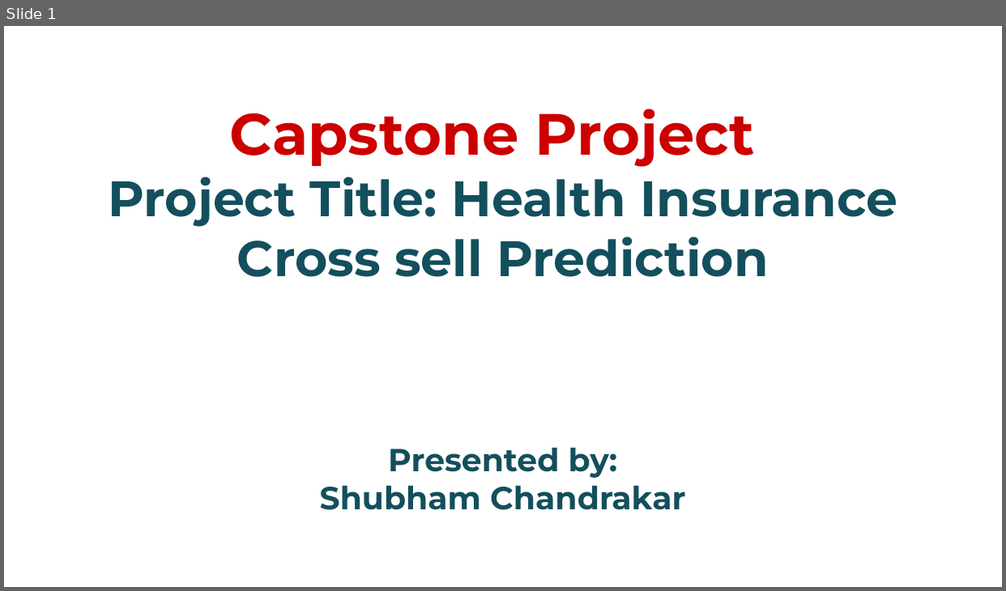
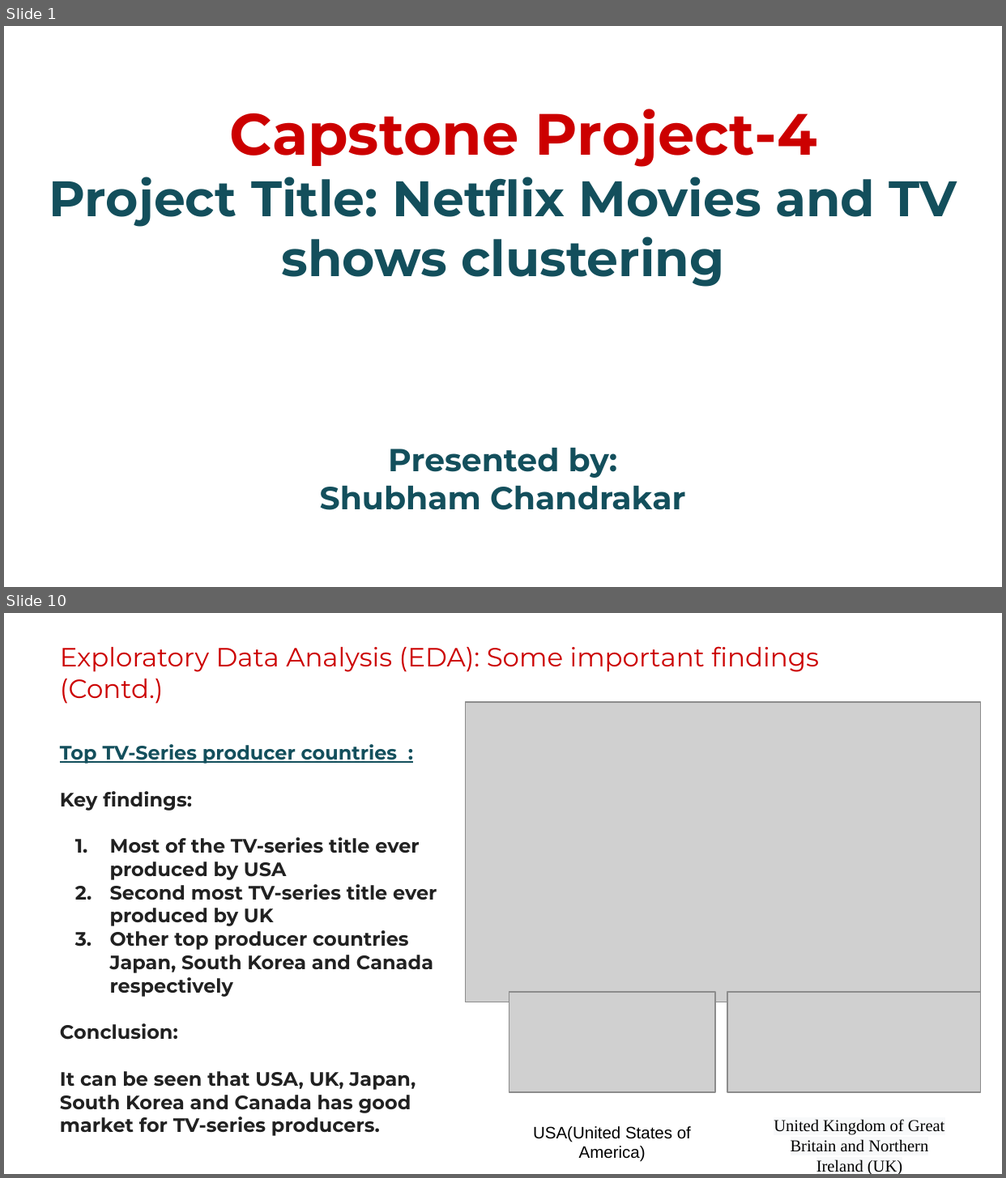
Before and after one commit to chandrakar-shubham/health-insurance-cross-sell-prediction, a slide deck: Project_presentation.pptx. Shown one above the other, each under a label of ours: slide 1 before the commit, slides 1 and 10 after it; the slides between them are not shown. The pictures are 1006x591 and 1006x1178 pixels, drawn with LibreOffice and Linux fonts; fonts in the diff are those of the drawing; grey boxes stand for pictures; background and template pictures are left out. Boxes give left, top, right and bottom in pixels: in the first picture for what was removed or moved away, otherwise in the second. Text is boxed around its words. In the diff, an @@ line names an element or a change of style, - is before the commit and + after.

```diff
--- a/Project_presentation.pptx
+++ b/Project_presentation.pptx
@@ slide 10 added at (4, 613, 1002, 1174), background #FFFFFF @@
@@ text added at (60, 646, 819, 704), 19 pt, text #CC0000 @@
+Exploratory Data Analysis (EDA): Some important findings (Contd.)
@@ picture added at (465, 702, 980, 1002) @@
@@ text added at (60, 744, 437, 1136), 14 pt, text #212121, bold @@
+Top TV-Series producer countries :
+Key findings:
+1. Most of the TV-series title ever produced by USA
+2. Second most TV-series title ever produced by UK
+3. Other top producer countries Japan, South Korea and Canada respectively
+Conclusion:
+It can be seen that USA, UK, Japan, South Korea and Canada has good market for TV-series producers.
@@ picture added at (509, 992, 715, 1093) @@
@@ picture added at (727, 992, 981, 1093) @@
@@ text added at (774, 1119, 945, 1174), 12 pt, text #000000 @@
+United Kingdom of Great Britain and Northern Ireland (UK)
@@ text added at (533, 1127, 691, 1162), 12 pt, text #000000 @@
+USA(United States of America)
@@ slide 1 changed as well @@
@@ title at (49, 109, 957, 287): text changed @@
-Capstone Project
-Project Title: Health Insurance Cross sell Prediction
+Capstone Project-4
+Project Title: Netflix Movies and TV shows clustering
```
Also in this commit, not shown: 15 other slides added, 22 slides removed.
